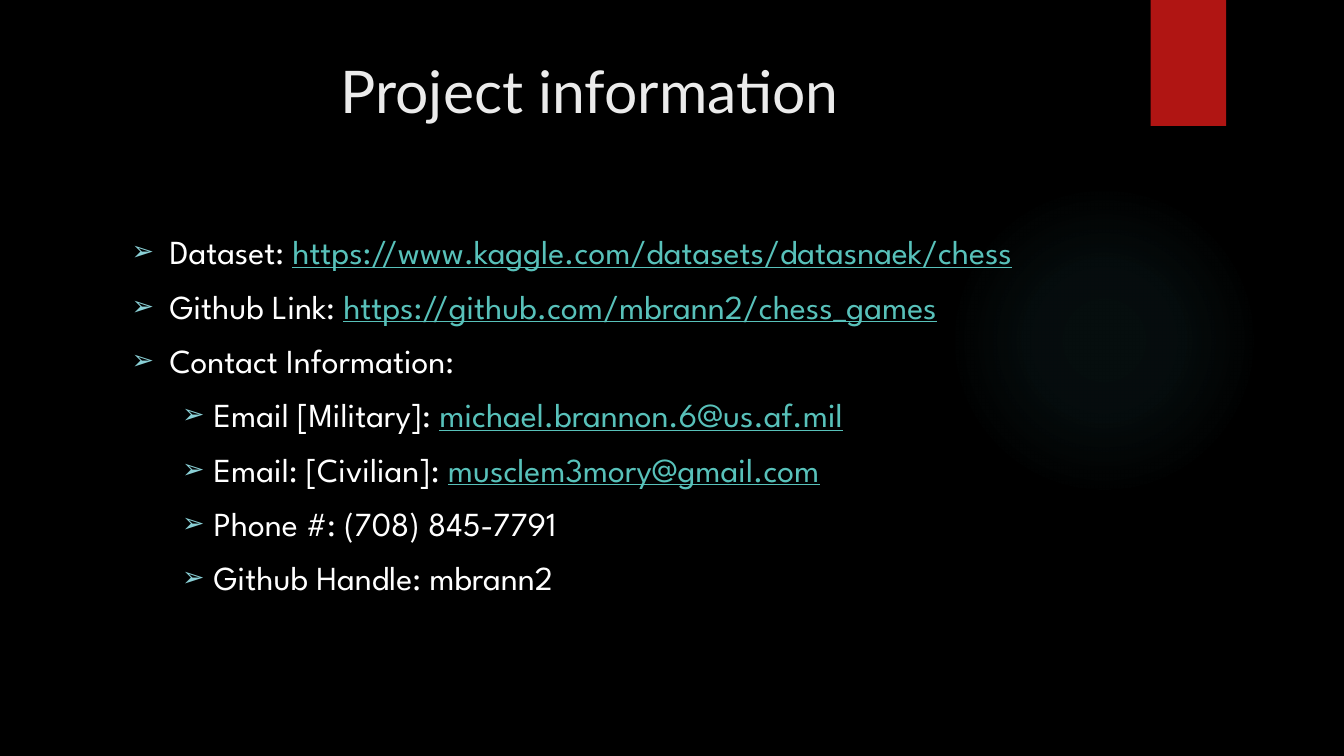
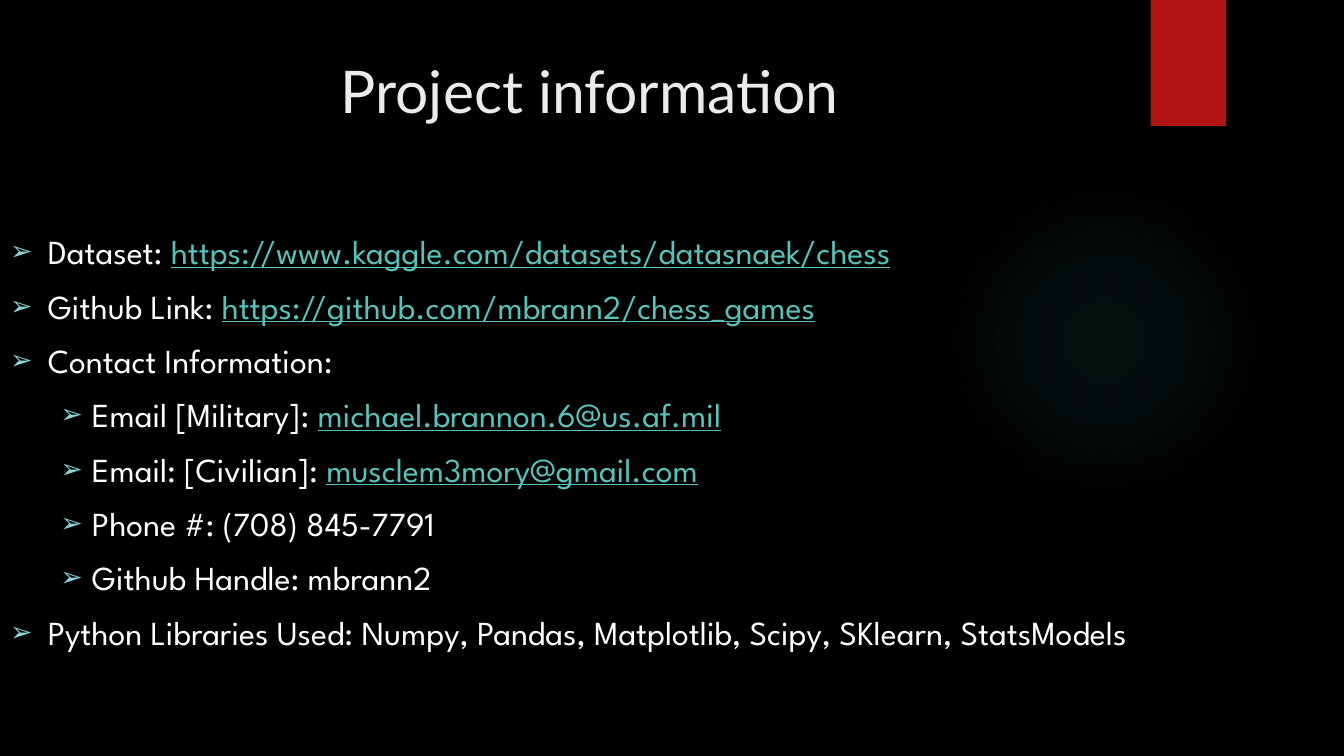
Before and after one commit to mbrann2/chess_games, a slide deck: slide 14 of slides/Capt_Michael_Brannon_Chess_Games.pptx. Drawn at 1344x756 pixels with LibreOffice and Linux fonts; fonts in the diff are those of the drawing; background and template pictures are left out. Boxes give left, top, right and bottom in pixels: in the first picture for what was removed or moved away, otherwise in the second. Text is boxed around its words. In the diff, an @@ line names an element or a change of style, - is before the commit and + after.

```diff
--- a/slides/Capt_Michael_Brannon_Chess_Games.pptx
+++ b/slides/Capt_Michael_Brannon_Chess_Games.pptx
@@ text "Dataset: https://www.kaggle.com/datasets/datasnaek/chess": place and size @@
-text "Dataset: https://www.kaggle.com/datasets/datasnaek/chess" at (170,241,1012,591)
+text "Dataset: https://www.kaggle.com/datasets/datasnaek/chess" at (48,241,1127,652)
@@ text at (48,622,1127,652): paragraph added @@
+➢ Python Libraries Used: Numpy, Pandas, Matplotlib, Scipy, SKlearn, StatsModels
```
Also in this commit, not shown: 1 other slide changed, 1 other file.
